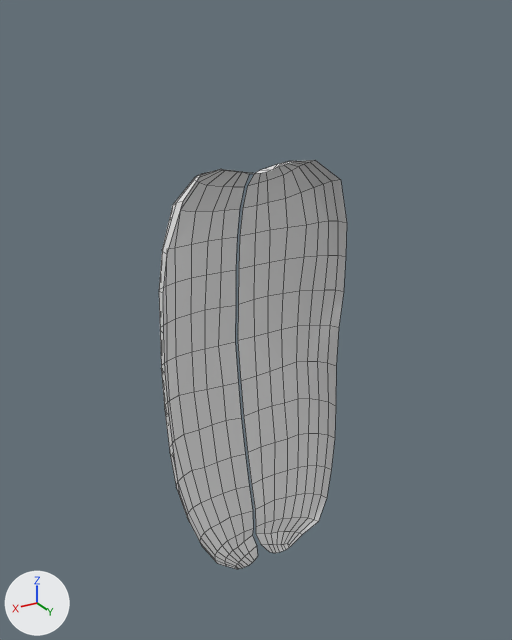
A saved change to the Blender file Models/svetluska.blend.
Before and after are seen from a camera (50 mm lens) standing at (1.3, 1.94, 2.19) and looking at (0.06, -0.13, 1.16). Arrows for +X, +Y and +Z are at lower left; the lights stay in place. The older version comes first. Mesh edges are drawn as thin lines.
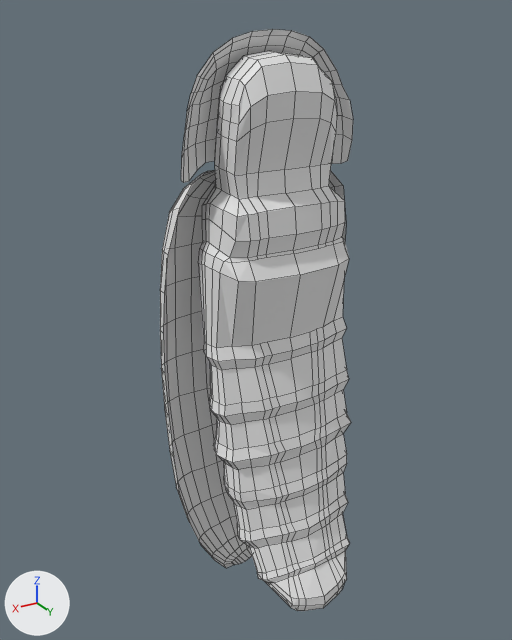
Commit message: svetluska upgrade

What differs and where, as boxes (x1, y1, x2, y2) in the pictures (512 x 640 px; the box of a moved part takes in the faces that stretch with it):
'telicko', added
    after: (198, 51, 351, 611)
'Sphere', reshaped
    before: (159, 160, 347, 569)
    after: (160, 170, 346, 568)
'krovk_hlav', added
    after: (181, 29, 353, 183)
part 1 of me_sphere, moved or reshaped
    before: (159, 160, 347, 333)
    after: (160, 170, 346, 333)
part 2 of me_sphere, moved or reshaped
    before: (165, 362, 336, 491)
    after: (165, 396, 192, 491)
part 3 of me_sphere, moved or reshaped
    before: (188, 466, 331, 569)
    after: (188, 513, 252, 568)

The change, as a diff of the scene's bpy script:
```diff
--- a/Models/svetluska.blend.py
+++ b/Models/svetluska.blend.py
@@ me_sphere @@
 # used by ob_sphere; location = (0.0, 0.0, 0.704)
 # verts and faces of me_sphere; kept vertices keep their numbers, new ones are numbered from 150
 # before: 8 (0.39, -0.2, -0.08) at pixel (174, 458), 23 (0.38, -0.24, -0.08) at pixel (169, 452), 38 (0.36, -0.29, -0.09), 53 (0.33, -0.32, -0.09) at pixel (174, 440)
-me_sphere.from_pydata(...)  # 150 vertices, 127 faces; spans x 0.01..0.4, y -0.39..-0.11, z -0.72..1.0
+me_sphere.from_pydata(...)  # 159 vertices, 135 faces; spans x 0.01..0.4, y -0.39..-0.14, z -0.72..1.01
+# me_sphere part 1
+# 9 faces are deleted
+# 3 vertices in x 0.16..0.23, y -0.3..-0.19, z 0.93..1.0 move by (-0.02, 0.0, 0.01)
+# 15 vertices move from x 0.01..0.4, y -0.34..-0.16, z 0.59..0.99 to x 0.01..0.39, y -0.34..-0.17, z 0.59..0.99
+# 9 vertices are added at x 0.01..0.34, y -0.32..-0.16, z 0.86..0.96
+# 17 new faces join them
+# me_sphere part 2
+verts[8] = (0.39, -0.2, -0.08)  # moved, pixel (173, 457)
+verts[23] = (0.38, -0.24, -0.08)  # moved, pixel (169, 451)
+verts[38] = (0.36, -0.29, -0.08)  # moved
+verts[53] = (0.33, -0.32, -0.08)  # moved, pixel (174, 439)
+# me_sphere part 3
+# 1 vertex is removed from x 0.13, y -0.16, z -0.72
+# 4 faces are deleted
+# 5 vertices in x 0.01..0.14, y -0.24..-0.22, z -0.68..-0.61 move by (0.0, 0.01, 0.01)
+# 4 vertices in x 0.09..0.24, y -0.2..-0.17, z -0.72..-0.61 move by (0.0, -0.02, 0.01)
+# 4 vertices in x 0.05..0.11, y -0.2..-0.16, z -0.72..-0.7 move by (0.0, -0.03, 0.01)
+# 3 vertices in x 0.11..0.25, y -0.16..-0.14, z -0.72..-0.6 move by (0.0, -0.02, 0.0)
+# 3 vertices in x 0.05..0.1, y -0.16, z -0.72..-0.71 move by (0.0, -0.03, 0.0)
+# 7 vertices move from x 0.01..0.31, y -0.24..-0.11, z -0.7..-0.5 to x 0.01..0.31, y -0.24..-0.14, z -0.69..-0.5
+# 1 vertex is added at (0.14, -0.2, -0.71)
+# 4 new faces join them
@@ me_cube_002 @@
+me_cube_002.from_pydata(...)  # 60 vertices, 47 faces; spans x -0.771..0.0, y -0.608..-0.25, z -0.25..0.801
@@ me_cube @@
+me_cube.from_pydata(...)  # 419 vertices, 386 faces; spans x 0.0..0.73, y -0.32..1.24, z -0.83..1.21
@@ ob_krovk_hlav @@
+ob_krovk_hlav = bpy.data.objects.new('krovk_hlav', me_cube_002)
+ob_krovk_hlav.location = (0.0, 0.0, 1.798)
+ob_krovk_hlav.scale = (0.44, 0.44, 0.44)
+_m = ob_krovk_hlav.modifiers.new('Mirror', 'MIRROR')
@@ ob_telicko @@
+ob_telicko = bpy.data.objects.new('telicko', me_cube)
+ob_telicko.location = (0.0, -0.117, 0.872)
+ob_telicko.rotation_euler = (0.073, 0.0, 0.0)  # degrees (4.2, 0, 0)
+ob_telicko.scale = (0.409, 0.279, 1.0)
+_m = ob_telicko.modifiers.new('Mirror', 'MIRROR')
+_m.use_clip = True
```
